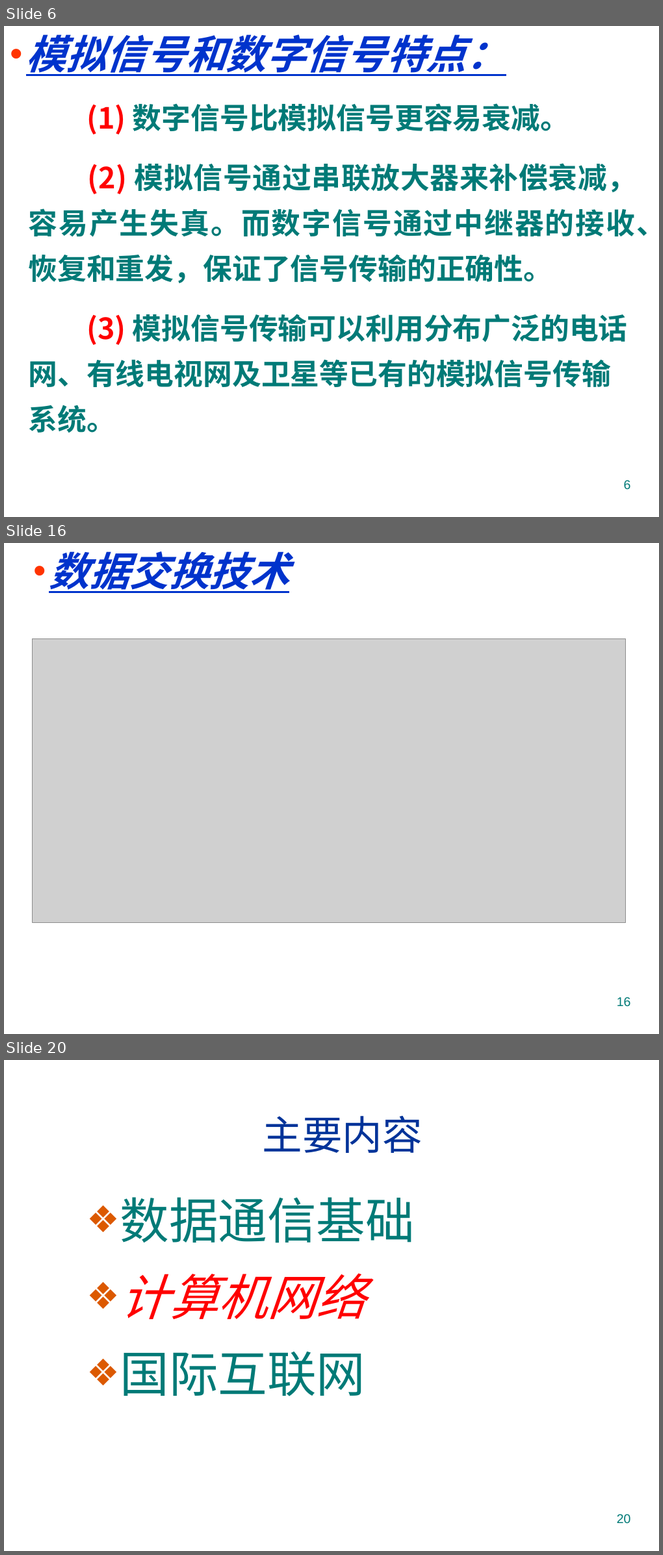
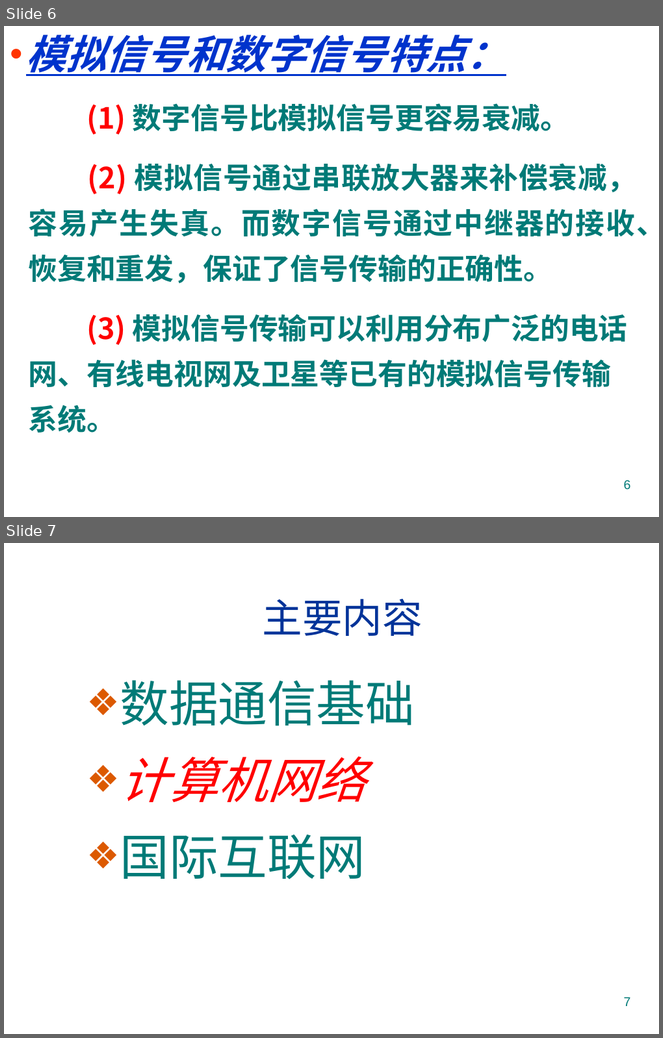
Before and after one commit to jtrfid/C-Repositories, a slide deck: 2016/计算机导论/pptx/5. 计算机网络入门.pptx. Shown one above the other, each under a label of ours: slides 6, 16 and 20 before the commit, slides 6 and 7 after it; the slides between them are not shown. The pictures are 663x1555 and 663x1038 pixels, drawn with LibreOffice and Linux fonts; fonts in the diff are those of the drawing; grey boxes stand for pictures; background and template pictures are left out. Boxes give left, top, right and bottom in pixels: in the first picture for what was removed or moved away, otherwise in the second. Text is boxed around its words. In the diff, an @@ line names an element or a change of style, - is before the commit and + after.

```diff
--- a/2016/计算机导论/pptx/5. 计算机网络入门.pptx
+++ b/2016/计算机导论/pptx/5. 计算机网络入门.pptx
@@ slide 16 removed at (4,543,659,1034), background picture (left out) @@
@@ text removed at (49,551,289,593) @@
-• 数据交换技术
@@ picture removed at (32,639,626,923) @@
@@ page number removed at (617,997,631,1007) @@
-16
@@ what was slide 20 is now slide 7 @@
@@ page number at (624,997,631,1006): text changed @@
-20
+7
```
Also in this commit, not shown: 4 slides changed, 14 other slides removed.
